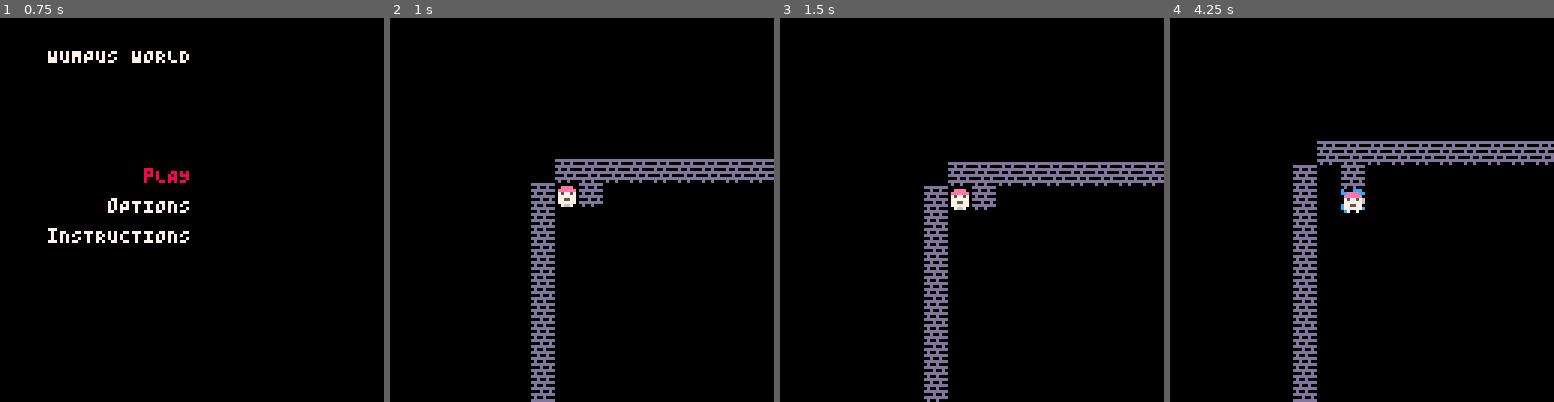
Above: before the commit, frames 1-4 (left to right).
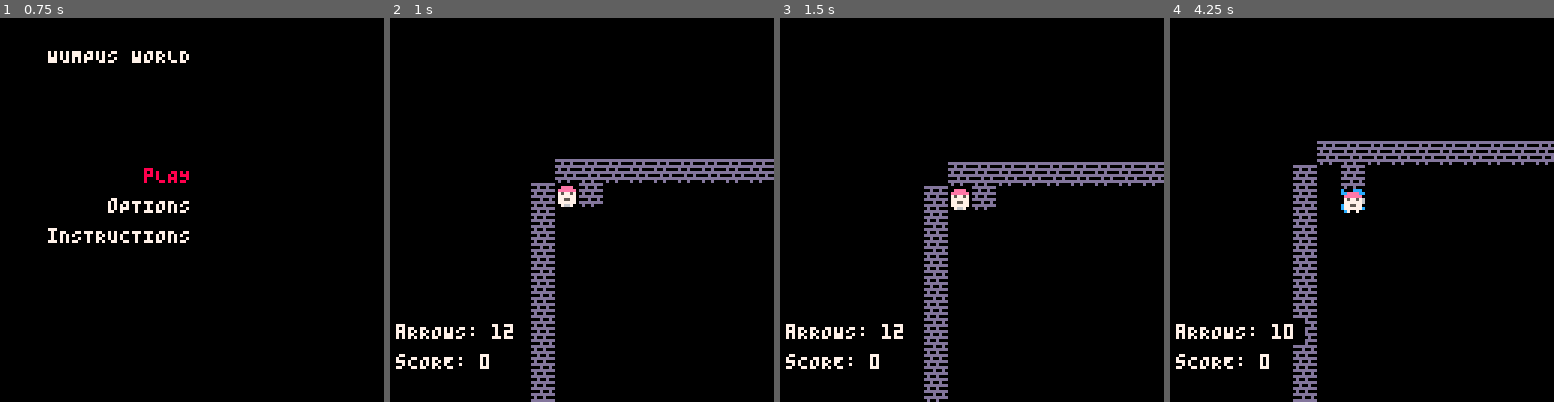
Above: after the commit, the same moments.

Repository: PaoloPortugal/wumpus-world
Game: PICO-8 cartridge wumpus-world.p8
Same seed, same stepped clock (60 frames per second), same inputs: the game is played once before the commit and once after it.
Inputs:
- Up to frame 1 (0.75 s): tap X (X key) at 0.33 s; tap O (Z key) at 0.7 s
- Up to frame 2 (1 s): no input
- Up to frame 3 (1.5 s): tap X (X key) at 1.07 s
- Up to frame 4 (4.25 s): hold Right 1.6-2.1 s; tap O (Z key) every 0.4 s from 1.7 to 4.1 s; tap X (X key) at 1.85, 2.97, 4.08 s; hold Up 2.15-2.42 s; hold Right 2.47-3.03 s; hold Left 3.08-3.58 s; hold Down 3.63-3.97 s; hold Right from 4.02 s (still down)

Frame 1 is identical in both runs. In frame 2, 0.8% of the frame differs, in the area x 1-33%, y 79-92%; in frame 3, 0.8%; in frame 4, 0.9%, in the area x 1-36%, y 78-92%.

Commit message:
ALL REQUIRED FEATURES ARE READY, ALMOST DONE FOR RELEASE. JUST HAVE TO MAKE THE GAME IMAGE NOW

Diff:
--- a/wumpus-world.p8
+++ b/wumpus-world.p8
@@ -723,6 +723,20 @@
 
 	camera()
 
+    local base_y = 100
+
+	-- BOX 4
+	local txt1 = "aRROWS: "..player.arrows
+	rectfill(0, base_y, #txt1*4 + 4, base_y+8, 0)
+	print(txt1, 2, base_y+2, 7)
+	base_y += 10
+
+	-- BOX 5
+	local txt2 = "sCORE: "..player.score
+	rectfill(0, base_y, #txt2*4 + 8, base_y+8, 0)
+	print(txt2, 2, base_y+2, 7)
+	base_y += 10
+
 end
 
 function draw_bounds(m,n)
@@ -1014,51 +1028,143 @@
 function draw_instructions_menu()
     cls()
 
-    local function print_wrapped(text, x, y, col, max_chars)
-        local words = split(text, " ")
-        local line = ""
-        local line_y = y
-        local last_y = y
-
-        for w in all(words) do
-            local test_line = line == "" and w or line.." "..w
-            if #test_line > max_chars then
-                -- only print if above black area
-                if line_y - instr_scroll < 96 then
-                    print(line, x, line_y - instr_scroll, col)
+	-- this beauty of a function was fixed by Claude so it can now insert sprites automatically as well as do line breaks properly!
+local function print_wrapped(text, x, y, col)
+    local max_width = 124  -- 31 chars * 4 pixels per char
+    local words = split(text, " ")
+    local line = ""
+    local line_y = y
+    local last_y = y
+    local line_x = x
+    local line_width = 0  -- track pixel width
+    local sprite_on_line = false  -- track if we've drawn a sprite on current line
+
+    for w in all(words) do
+        local is_sprite = false
+        local sprite_id = 0
+        local prefix = ""
+        local suffix = ""
+
+        -- check if word contains {sprite:N}
+        local sprite_start = 0
+        local sprite_end = 0
+
+        for i=1,#w-9 do
+            if sub(w, i, i+7) == "{sprite:" then
+                sprite_start = i
+                -- find closing }
+                for j=i+8,#w do
+                    if sub(w, j, j) == "}" then
+                        sprite_end = j
+                        break
+                    end
+                end
+                break
+            end
+        end
+
+        if sprite_start > 0 and sprite_end > 0 then
+            prefix = sub(w, 1, sprite_start-1)
+            local num_str = sub(w, sprite_start+8, sprite_end-1)
+            suffix = sub(w, sprite_end+1, #w)
+            sprite_id = tonum(num_str)
+            if sprite_id != nil then
+                is_sprite = true
+            end
+        end
+
+        if is_sprite then
+            -- calculate width needed for prefix
+            local prefix_width = #prefix * 4
+            if (line != "" or sprite_on_line) and prefix != "" then
+                prefix_width += 4  -- space before prefix
+            end
+
+            -- check if prefix + sprite fits on current line
+            if line_width + prefix_width + 8 > max_width and (line != "" or sprite_on_line) then
+                -- doesn't fit, print current line and start new one
+                if line != "" and line_y - instr_scroll < 96 then
+                    print(line, line_x, line_y - instr_scroll, col)
+                end
+                line = ""
+                line_y += 8
+                line_x = x
+                line_width = 0
+                sprite_on_line = false
+                prefix_width = #prefix * 4  -- recalc without space
+            end
+
+            -- add prefix to current line
+            if prefix != "" then
+                local test_line = (line == "" and not sprite_on_line) and prefix or line.." "..prefix
+                line = test_line
+                line_width += prefix_width
+            end
+
+            -- print current line before sprite
+            if line != "" and line_y - instr_scroll < 96 then
+                print(line, line_x, line_y - instr_scroll, col)
+                line_x += line_width
+            end
+
+            -- draw sprite
+            if line_y - instr_scroll < 96 and line_y - instr_scroll >= 0 then
+                spr(sprite_id, line_x, line_y - instr_scroll)
+            end
+            line_x += 8
+            line_width += 8
+            sprite_on_line = true
+
+            -- handle suffix
+            line = suffix
+            if suffix != "" then
+                line_width += #suffix * 4
+            end
+        else
+            local word_width = #w * 4
+            local space_width = (line == "" and not sprite_on_line) and 0 or 4
+
+            if line_width + space_width + word_width > max_width and (line != "" or sprite_on_line) then
+                if line != "" and line_y - instr_scroll < 96 then
+                    print(line, line_x, line_y - instr_scroll, col)
                 end
                 line = w
                 line_y += 8
+                line_x = x
+                line_width = word_width
+                sprite_on_line = false
             else
+                local test_line = (line == "" and not sprite_on_line) and w or line.." "..w
                 line = test_line
+                line_width += space_width + word_width
             end
-            last_y = line_y
         end
-
-        if line ~= "" and line_y - instr_scroll < 96 then
-            print(line, x, line_y - instr_scroll, col)
-            last_y = line_y + 8
-        end
-
-        return last_y
-    end
+        last_y = line_y
+    end
+
+    if line != "" and line_y - instr_scroll < 96 then
+        print(line, line_x, line_y - instr_scroll, col)
+        last_y = line_y + 8
+    end
+    return last_y
+end
 
     local y = 12
 
     -- instructions text
-    y = print_wrapped("wELCOME TO THE DARK CAVE OF THE wUMPUS, USE THE ARROW KEYS TO MOVE!", 4, y, 7, 31)
+    y = print_wrapped("wELCOME TO THE DARK CAVE OF THE wUMPUS, USE THE ARROW KEYS TO MOVE!", 4, y, 7)
     y += 8
-    y = print_wrapped("wATCH YOUR STEP! bOTTOMLESS PITS PLAGUE THESE CAVERNS. THEIR COLD BREEZE INDICATES ADJACENT DANGER.", 4, y, 7, 31)
+    y = print_wrapped("wATCH YOUR STEP! bOTTOMLESS PITS  {sprite:34} PLAGUE THESE CAVERNS. THEIR COLD BREEZE  {sprite:9} INDICATES ADJACENT DANGER.", 4, y, 7)
     y += 8
-    y = print_wrapped("bEWARE THE wUMPUS! iF YOU ENTER ITS TILE IT WILL DEVOUR YOU! ITS TERRIBLE STENCH REVEALS ITS LOCATION NEARBY.", 4, y, 7, 31)
+    y = print_wrapped("bEWARE THE wUMPUS  {sprite:32}! iF YOU ENTER ITS TILE IT WILL DEVOUR YOU! ITS TERRIBLE STENCH  {sprite:5} REVEALS ITS LOCATION NEARBY.", 4, y, 7)
     y += 8
-	y = print_wrapped("cHANGE THE DIRECTION YOU ARE FACING BY PRESSING DOWN ❎ AND AN ARROW KEY, THEN SHOOT AT A wUMPUS WITH Z TO KILL IT!", 4, y, 7, 31)
+	y = print_wrapped("cHANGE THE DIRECTION YOU ARE FACING BY PRESSING DOWN ❎ AND AN ARROW KEY, THEN SHOOT AT A wUMPUS WITH Z TO KILL IT!", 4, y, 7)
     y += 8
-    y = print_wrapped("cOLLECT ALL THE SHINY GOLD! iTS GLITTER HINTS AT NEARBY TREASURES.", 4, y, 7, 31)
+    y = print_wrapped("cOLLECT ALL THE SHINY GOLD  {sprite:33}! iTS GLITTER  {sprite:3} HINTS AT NEARBY TREASURES.", 4, y, 7)
     y += 8
-    y = print_wrapped("iF YOU KILL ALL THE wUMPUS (OR COLLECT ALL GOLD IF ARROWS RUN OUT) YOU WIN!", 4, y, 7, 31)
+    y = print_wrapped("iF YOU KILL ALL THE wUMPUS (OR COLLECT ALL GOLD IF ARROWS RUN OUT) YOU WIN!", 4, y, 7)
     y += 8
-    y = print_wrapped("gOOD LUCK, EXPLORER...", 4, y, 7, 31)
+    y = print_wrapped("gOOD LUCK, EXPLORER...", 4, y, 7)
     y += 8
 
     -- store max scrollable value
